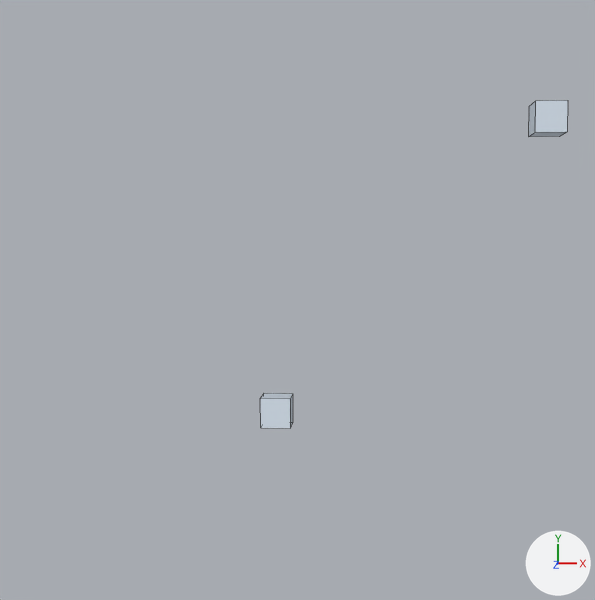
What one commit did to the Blender file src/3d/area01.blend.
The view is the same before and after, from a 50 mm camera at (2.2, 6.2, 56.3) aimed at (-1.9, 3.0, 0.9). Every picture has the same lights, and +X, +Y and +Z are marked at lower right. Mesh edges are drawn as thin lines.
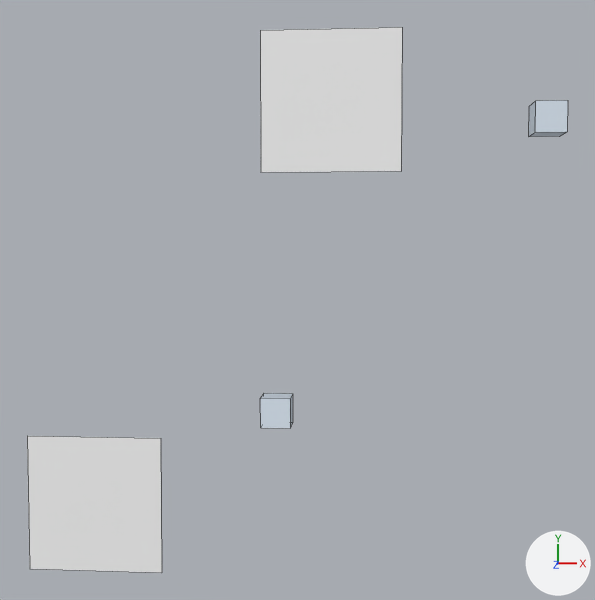
Pixel boxes [x1, y1, x2, y2] of what changed, in the pictures (595 x 600 px):
'2d.targetg1.001', added
    after: [260, 27, 402, 172]
'2d.targetg1.002', added
    after: [27, 436, 162, 573]

What changed in the scene script:
```text
Add me_plane_002:
    me_plane_002.from_pydata([(1.0, -1.0, 0.0), (-1.0, -1.0, 0.0), (1.0, 1.0, 0.0), (-1.0, 1.0, 0.0)], [], [(1, 0, 2, 3)])
Add ob_2d_targetg1_002:
    ob_2d_targetg1_002 = bpy.data.objects.new('2d.targetg1.002', me_plane_002)
    ob_2d_targetg1_002.location = (-16.04, -11.2, 1.1)
    ob_2d_targetg1_002.scale = (-4.71, -4.71, -4.71)
Add ob_2d_targetg1_001:
    ob_2d_targetg1_001 = bpy.data.objects.new('2d.targetg1.001', me_plane_002.copy())
    ob_2d_targetg1_001.location = (0.27, 16.35, 0.57)
    ob_2d_targetg1_001.scale = (-4.71, -4.71, -4.71)
```
